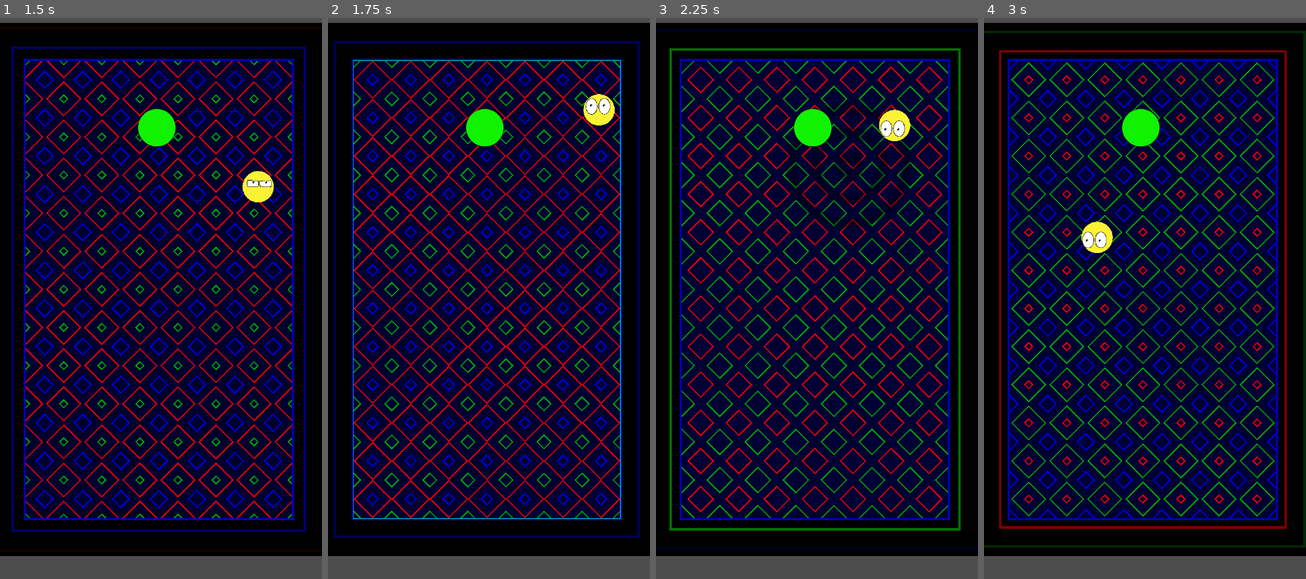
Above: before the commit, frames 1-4 (left to right).
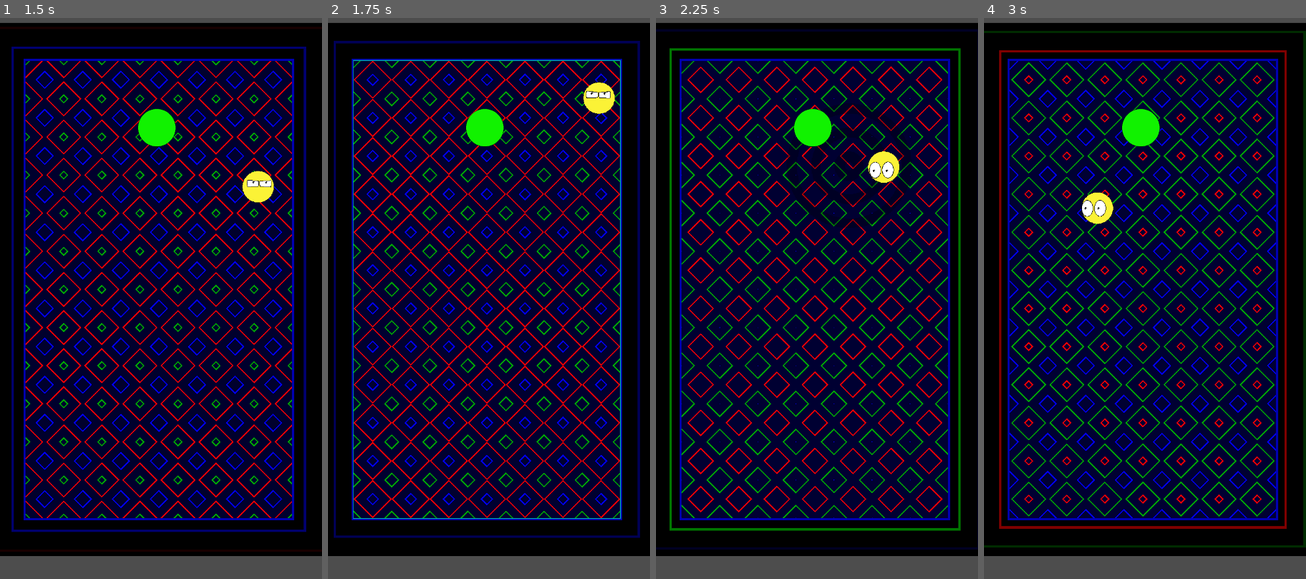
Above: after the commit, the same moments.

Repository: MisinformedOwl/GravityBlitz
Game: Godot game, scene res://game.tscn
The game is run twice, just before and just after one commit, with the same random seed, the same clock (stepped at 60 frames per second) and the same inputs.
Inputs (mouse positions are in pixels of both pictures, inside the frame that each line leads up to):
- Up to frame 1 (1.5 s): move the mouse to (231, 264) at 0.52 s; press the mouse at (231, 264) at 0.53 s; move the mouse to (96, 320) at 1.27 s; release the mouse at (96, 320) at 1.28 s; click (96, 320) at 1.35 s
- Up to frame 2 (1.75 s): no input
- Up to frame 3 (2.25 s): move the mouse to (849, 163) at 2.02 s; press the mouse at (849, 163) at 2.03 s
- Up to frame 4 (3 s): move the mouse to (1128, 405) at 2.77 s; release the mouse at (1128, 405) at 2.78 s; click (1128, 405) at 2.85 s

Frame 1 is identical in both runs. In frame 2, 0.6% of the frame differs, in the area x 79-90%, y 11-20%; in frame 3, 0.9%, in the area x 65-80%, y 16-30%; in frame 4, 0.9%.

Commit message:
Updated player movement to not slow down as much when grinding on the edge of a wall.

Diff:
--- a/Levels/Level 7.tscn
+++ b/Levels/Level 7.tscn
@@ -107,7 +107,7 @@
 position = Vector2(639, 655)
 
 [node name="Queen" type="StaticBody2D" parent="." index="7"]
-position = Vector2(576, 191)
+position = Vector2(451, 573)
 script = ExtResource("2_fpxk2")
 
 [node name="Sprite2D" type="Sprite2D" parent="Queen" index="0"]
@@ -141,7 +141,7 @@
 wait_time = 2.0
 
 [node name="Knight" type="StaticBody2D" parent="." index="9"]
-position = Vector2(961, 191)
+position = Vector2(1086, 575)
 script = ExtResource("2_fpxk2")
 
 [node name="Sprite2D" type="Sprite2D" parent="Knight" index="0"]
@@ -171,7 +171,7 @@
 wait_time = 2.0
 
 [node name="Rook" type="StaticBody2D" parent="." index="11"]
-position = Vector2(1088, 190)
+position = Vector2(1091, 956)
 script = ExtResource("2_fpxk2")
 
 [node name="Sprite2D" type="Sprite2D" parent="Rook" index="0"]
@@ -186,7 +186,7 @@
 wait_time = 2.0
 
 [node name="Bishop2" type="StaticBody2D" parent="." index="12"]
-position = Vector2(447, 190)
+position = Vector2(575, 319)
 script = ExtResource("2_fpxk2")
 
 [node name="Sprite2D" type="Sprite2D" parent="Bishop2" index="0"]
@@ -201,7 +201,7 @@
 wait_time = 2.0
 
 [node name="Knight2" type="StaticBody2D" parent="." index="13"]
-position = Vector2(322, 188)
+position = Vector2(702, 565)
 script = ExtResource("2_fpxk2")
 
 [node name="Sprite2D" type="Sprite2D" parent="Knight2" index="0"]
@@ -216,7 +216,7 @@
 wait_time = 2.0
 
 [node name="Rook2" type="StaticBody2D" parent="." index="14"]
-position = Vector2(191, 191)
+position = Vector2(192, 318)
 script = ExtResource("2_fpxk2")
 
 [node name="Sprite2D" type="Sprite2D" parent="Rook2" index="0"]
@@ -231,7 +231,7 @@
 wait_time = 2.0
 
 [node name="Pawn1" type="StaticBody2D" parent="." index="15"]
-position = Vector2(193, 319)
+position = Vector2(190, 575)
 script = ExtResource("2_fpxk2")
 
 [node name="Sprite2D" type="Sprite2D" parent="Pawn1" index="0"]
@@ -246,7 +246,7 @@
 wait_time = 2.0
 
 [node name="Pawn2" type="StaticBody2D" parent="." index="16"]
-position = Vector2(322, 316)
+position = Vector2(319, 447)
 script = ExtResource("2_fpxk2")
 
 [node name="Sprite2D" type="Sprite2D" parent="Pawn2" index="0"]
@@ -261,7 +261,7 @@
 wait_time = 2.0
 
 [node name="Pawn3" type="StaticBody2D" parent="." index="17"]
-position = Vector2(447, 318)
+position = Vector2(451, 698)
 script = ExtResource("2_fpxk2")
 
 [node name="Sprite2D" type="Sprite2D" parent="Pawn3" index="0"]
@@ -276,7 +276,7 @@
 wait_time = 2.0
 
 [node name="Pawn4" type="StaticBody2D" parent="." index="18"]
-position = Vector2(577, 321)
+position = Vector2(712, 698)
 script = ExtResource("2_fpxk2")
 
 [node name="Sprite2D" type="Sprite2D" parent="Pawn4" index="0"]
@@ -291,7 +291,7 @@
 wait_time = 2.0
 
 [node name="Pawn5" type="StaticBody2D" parent="." index="19"]
-position = Vector2(706, 321)
+position = Vector2(578, 575)
 script = ExtResource("2_fpxk2")
 
 [node name="Sprite2D" type="Sprite2D" parent="Pawn5" index="0"]
@@ -306,7 +306,7 @@
 wait_time = 2.0
 
 [node name="Pawn6" type="StaticBody2D" parent="." index="20"]
-position = Vector2(833, 320)
+position = Vector2(964, 822)
 script = ExtResource("2_fpxk2")
 
 [node name="Sprite2D" type="Sprite2D" parent="Pawn6" index="0"]
@@ -321,7 +321,7 @@
 wait_time = 2.0
 
 [node name="Pawn7" type="StaticBody2D" parent="." index="21"]
-position = Vector2(961, 321)
+position = Vector2(962, 693)
 script = ExtResource("2_fpxk2")
 
 [node name="Sprite2D" type="Sprite2D" parent="Pawn7" index="0"]
@@ -336,7 +336,7 @@
 wait_time = 2.0
 
 [node name="Pawn8" type="StaticBody2D" parent="." index="22"]
-position = Vector2(1088, 320)
+position = Vector2(832, 566)
 script = ExtResource("2_fpxk2")
 
 [node name="Sprite2D" type="Sprite2D" parent="Pawn8" index="0"]
--- a/Player.gd
+++ b/Player.gd
@@ -34,6 +34,10 @@
 	velocity -= velocity/200
 	var collision = move_and_collide(velocity*delta)
 	if collision:
-		velocity = velocity.bounce(collision.get_normal())*0.6
-
+		if abs(collision.get_normal().x) == 1:
+			velocity.x = velocity.bounce(Vector2(1,0)).x*0.6
+		elif abs(collision.get_normal().y) == 1:
+			velocity.y = velocity.bounce(Vector2(0,1)).y*0.6
+		else:
+			velocity = velocity.bounce(collision.get_normal())*0.6 # Further work required to ensure stable movement.
 	moveEyes()
Not shown: 1 places in Mechanics and Assets/Player.tscn that only renumber resources
Not shown, added: TempFiles/Blink.jpg.import
Not shown, added: TempFiles/Blink.png.import
Not shown, added: TempFiles/Eyeballs.jpg.import
Not shown, added: TempFiles/Eyeballs.png.import
Not shown, added: TempFiles/TempEyes.jpg.import
Not shown, added: TempFiles/eyes calm.jpg.import
Not shown, added: TempFiles/eyes calm.png.import
Not shown, added: TempFiles/fast.jpg.import
Not shown, added: TempFiles/fast.png.import
Not shown, added: .gitattributes
Not shown, added: .gitignore
